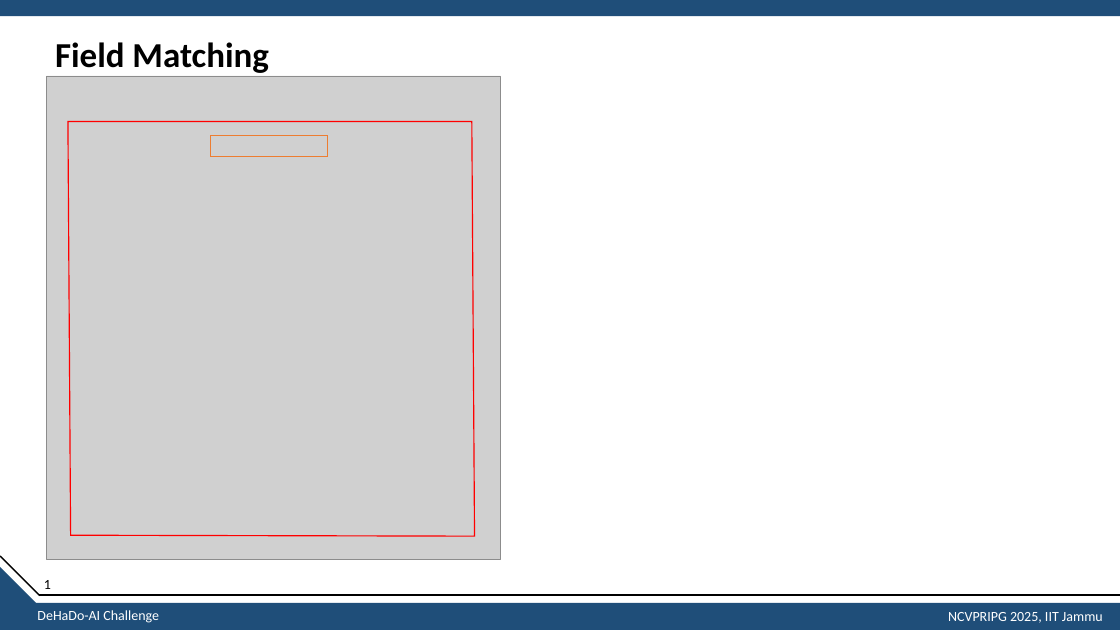
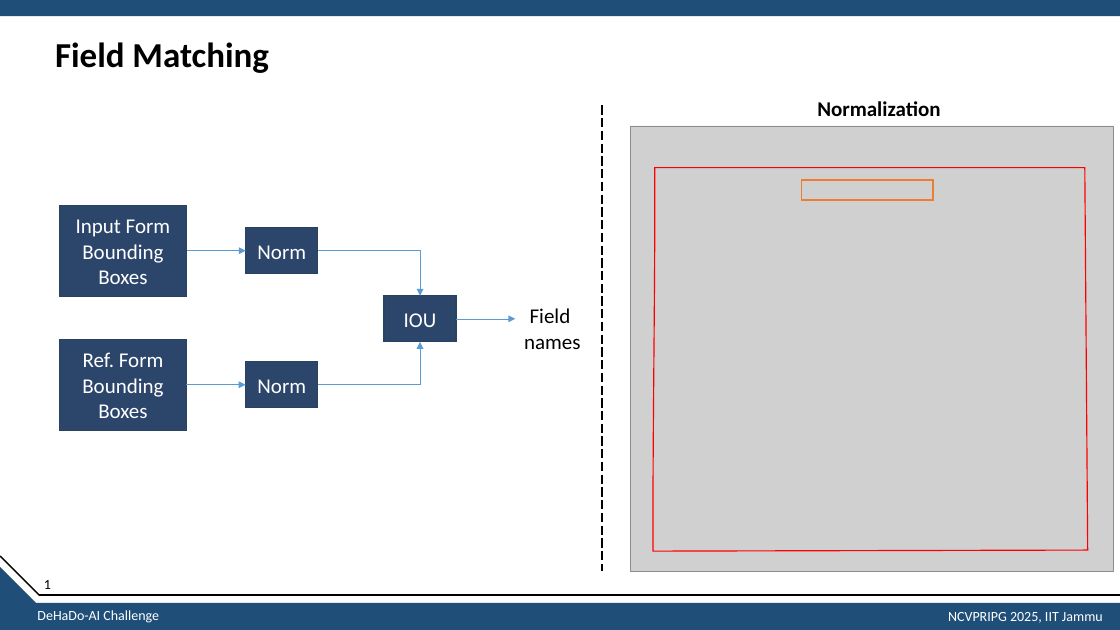
Before and after one commit to sathishkumartheta/tokenwise-dehado-ai, a slide deck: slide 11 of submission/Presentation.pptx. Drawn at 1120x630 pixels with LibreOffice and Linux fonts; fonts in the diff are those of the drawing; grey boxes stand for pictures. Boxes give left, top, right and bottom in pixels: in the first picture for what was removed or moved away, otherwise in the second. Text is boxed around its words. In the diff, an @@ line names an element or a change of style, - is before the commit and + after.

Commit message:
Update

```diff
--- a/submission/Presentation.pptx
+++ b/submission/Presentation.pptx
@@ picture removed at (47,76,502,560) @@
@@ line added from (602, 106) to (602, 571), #000000 1 pt dashed @@
@@ text added at (817,101,940,116), 18 pt, text #000000, bold @@
+Normalization
@@ picture added at (630,126,1114,571) @@
@@ freeform shape: place and size @@
-freeform shape at (68,122,475,537)
+freeform shape at (653,168,1088,552)
@@ rectangle added at (60,205,187,297), fill #2C466B, outline #28445D 1 pt, 18 pt, text #FFFFFF @@
+Input Form
+Bounding Boxes
@@ rectangle: place and size @@
-rectangle at (211,136,328,156)
+rectangle at (802,181,933,200)
@@ rectangle at (802,181,933,200): outline #ED7D31 1 pt to #ED7D31 1.5 pt @@
@@ rectangle added at (246,228,318,274), fill #2C466B, outline #28445D 1 pt, 18 pt, text #FFFFFF @@
+Norm
@@ arrow added from (187, 250) to (246, 250), #5B9BD5 0.5 pt @@
@@ elbow arrow added from (318, 250) to (420, 296), #5B9BD5 0.5 pt @@
@@ rectangle added at (384,296,456,342), fill #2C466B, outline #28445D 1 pt, 18 pt, text #FFFFFF @@
+IOU
@@ arrow added from (456, 319) to (515, 319), #5B9BD5 0.5 pt @@
@@ text added at (524,308,580,349), 18 pt, text #000000 @@
+Field
+names
@@ rectangle added at (60,339,187,431), fill #2C466B, outline #28445D 1 pt, 18 pt, text #FFFFFF @@
+Ref. Form Bounding Boxes
@@ elbow arrow added from (318, 385) to (420, 342), #5B9BD5 0.5 pt @@
@@ arrow added from (187, 385) to (245, 385), #5B9BD5 0.5 pt @@
@@ rectangle added at (246,362,318,408), fill #2C466B, outline #28445D 1 pt, 18 pt, text #FFFFFF @@
+Norm
```
Also in this commit, not shown: 4 other slides changed.
